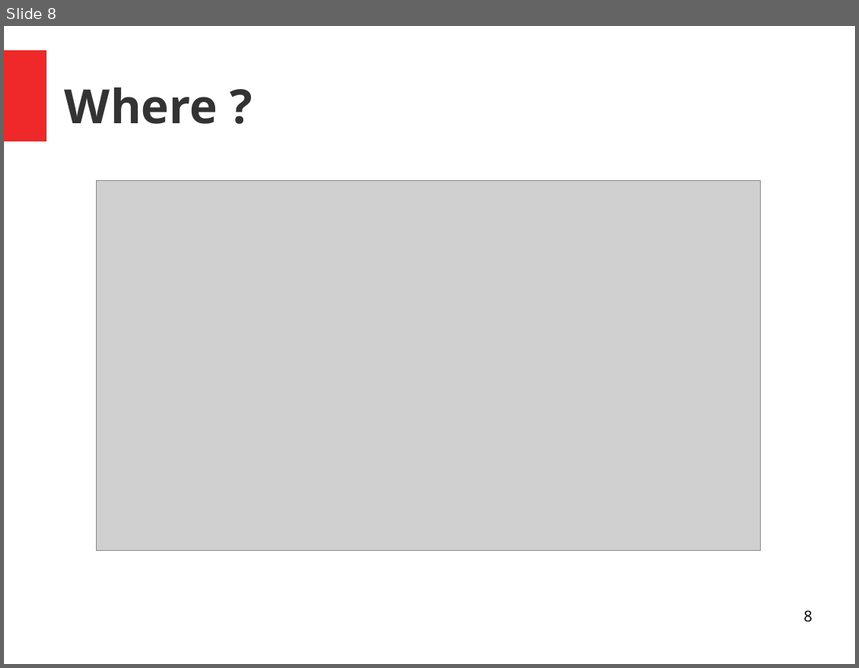
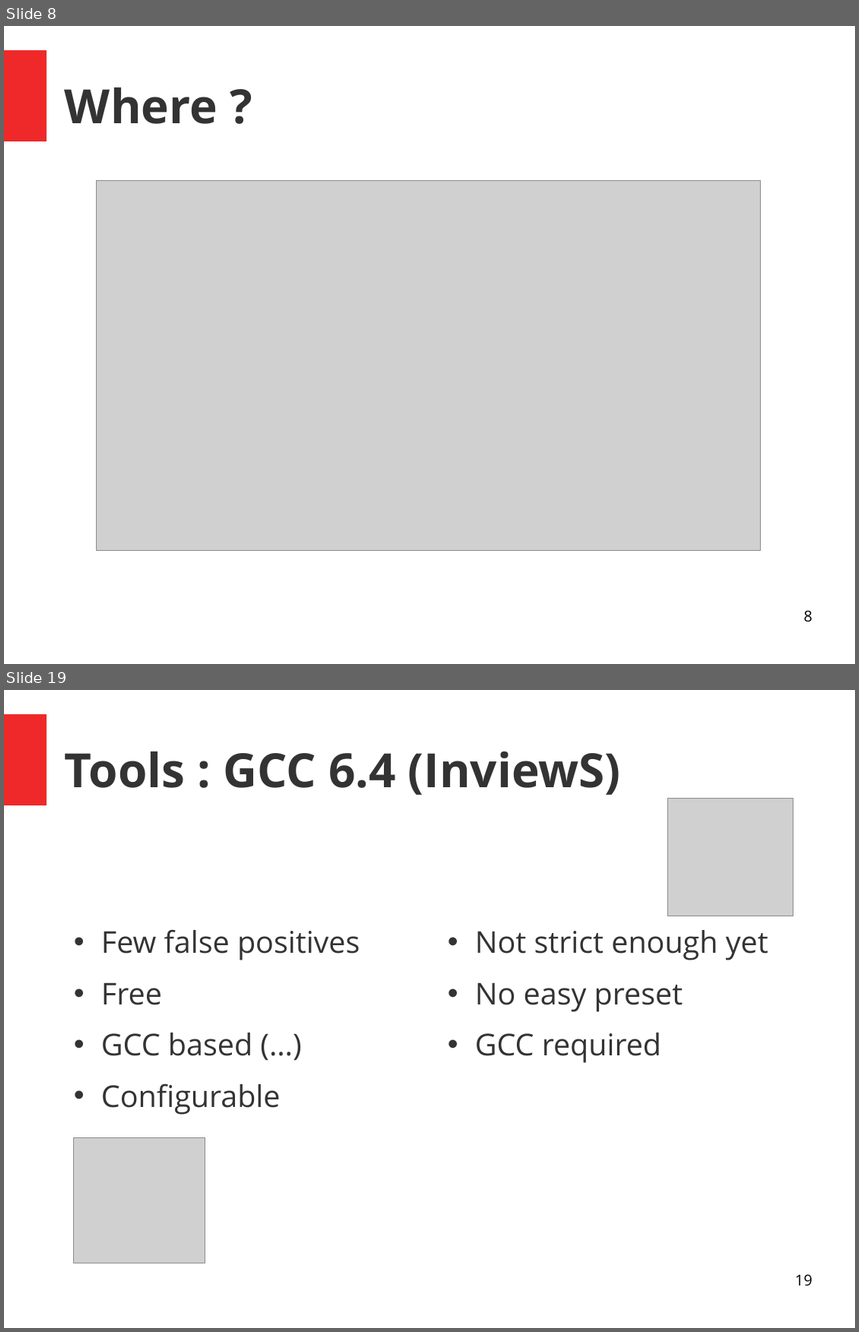
Before and after one commit to PandaChauve/StaticAnalysisTests, a slide deck: Untitled 1.odp. Shown one above the other, each under a label of ours: slide 8 before the commit, slides 8 and 19 after it; the slides between them are not shown. The pictures are 859x668 and 859x1332 pixels, drawn with LibreOffice and Linux fonts; fonts in the diff are those of the drawing; grey boxes stand for pictures. Boxes give left, top, right and bottom in pixels: in the first picture for what was removed or moved away, otherwise in the second. Text is boxed around its words. In the diff, an @@ line names an element or a change of style, - is before the commit and + after.

```diff
--- a/Untitled 1.odp
+++ b/Untitled 1.odp
@@ slide 19 added at (4, 690, 855, 1328), background #FFFFFF; not listed: 1 template element that a slide beside it also shows @@
@@ title added at (65, 752, 621, 795), 44 pt, text #333333, bold @@
+Tools : GCC 6.4 (InviewS)
@@ picture added at (668, 798, 794, 916) @@
@@ text added at (101, 929, 360, 1115), 28 pt, text #333333 @@
+• Few false positives
+• Free
+• GCC based (…)
+• Configurable
@@ text added at (475, 930, 769, 1063), 28 pt, text #333333 @@
+• Not strict enough yet
+• No easy preset
+• GCC required
@@ picture added at (73, 1138, 205, 1263) @@
@@ page number added at (795, 1274, 813, 1287), 14 pt, text #000000 @@
+19
```
Also in this commit, not shown: 1 slide changed, 21 other slides added, 1 slide removed, 1 other file.
